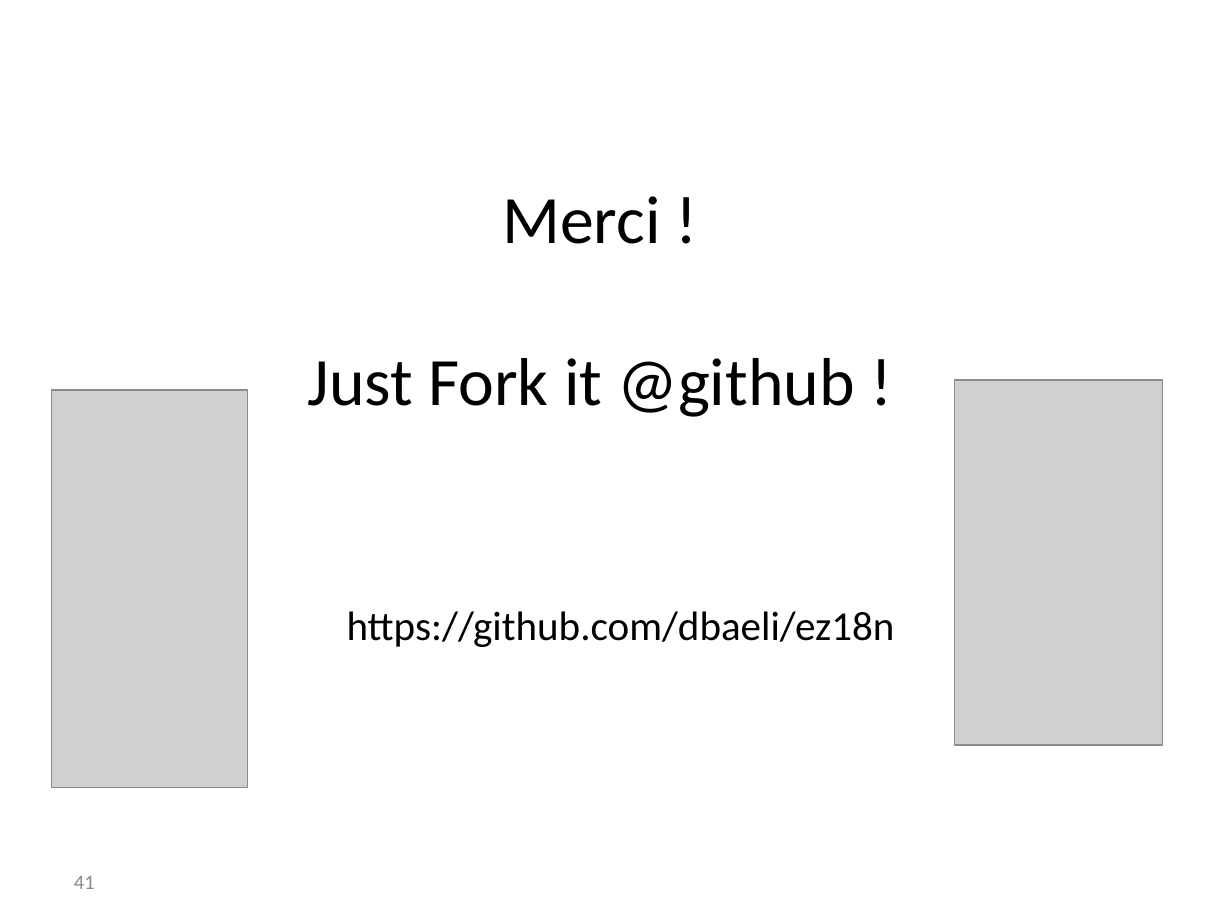
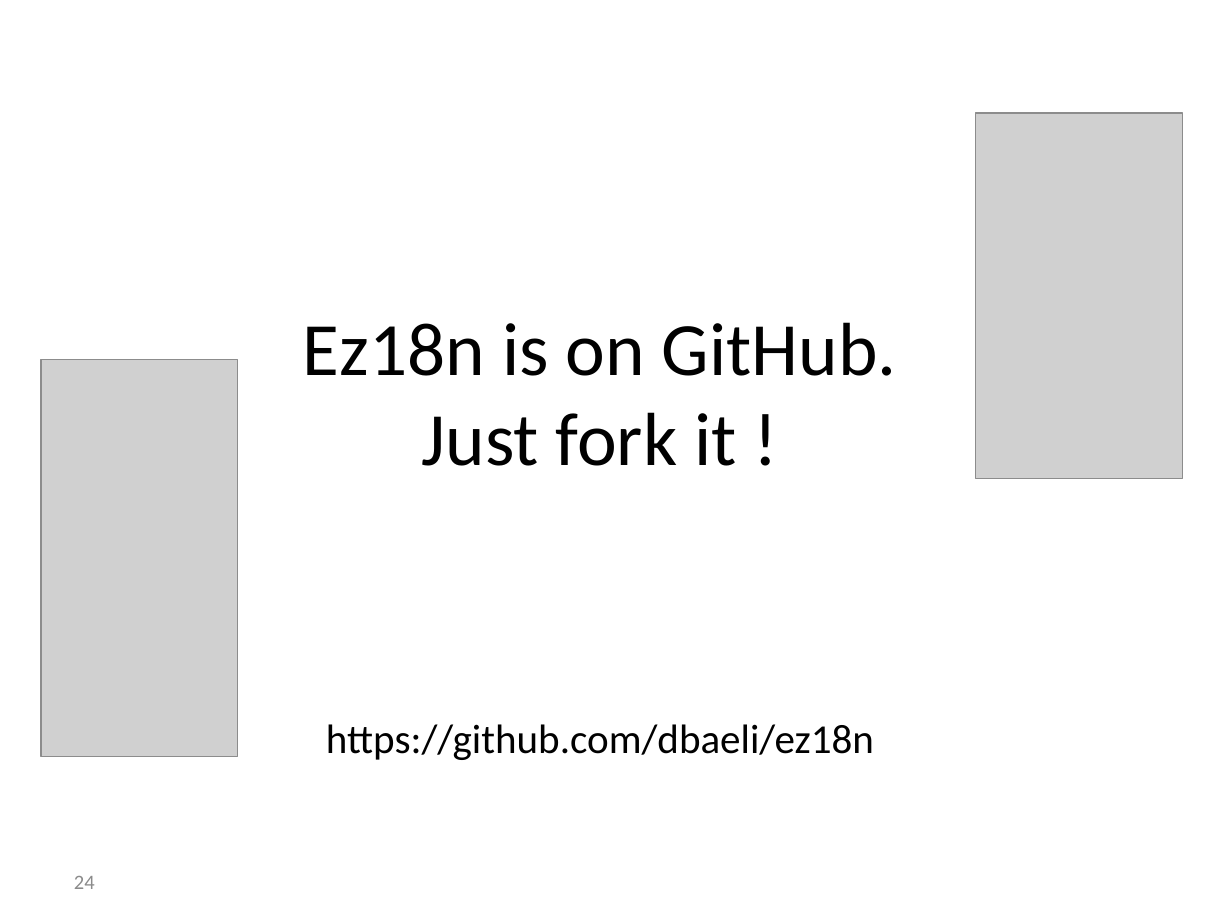
Before and after one commit to dbaeli/ez18n, a slide deck: slide 24 of ez18n-slides/javaone-2012/ez18n_javaone2012.pptx (slide 41 before the commit). Drawn at 1232x924 pixels with LibreOffice and Linux fonts; fonts in the diff are those of the drawing; grey boxes stand for pictures; background and template pictures are left out. Boxes give left, top, right and bottom in pixels: in the first picture for what was removed or moved away, otherwise in the second. Text is boxed around its words. In the diff, an @@ line names an element or a change of style, - is before the commit and + after.

```diff
--- a/ez18n-slides/javaone-2012/ez18n_javaone2012.pptx
+++ b/ez18n-slides/javaone-2012/ez18n_javaone2012.pptx
@@ picture added at [976, 113, 1183, 478] @@
@@ title at [303, 322, 897, 466]: text changed; size 39.6 to 44 pt @@
-Merci !
-Just Fork it @github !
+Ez18n is on GitHub.
+Just fork it !
@@ picture: place and size @@
-picture at [52, 391, 248, 788]
+picture at [41, 360, 237, 758]
@@ picture removed at [955, 379, 1162, 744] @@
@@ text "https://github.com/dbaeli/ez18n": place and size @@
-text "https://github.com/dbaeli/ez18n" at [347, 611, 895, 647]
+text "https://github.com/dbaeli/ez18n" at [326, 724, 874, 760]
@@ page number at [74, 876, 95, 889]: text changed @@
-41
+24
```
Also in this commit, not shown: 17 other slides changed, 5 slides added, 7 slides removed.
